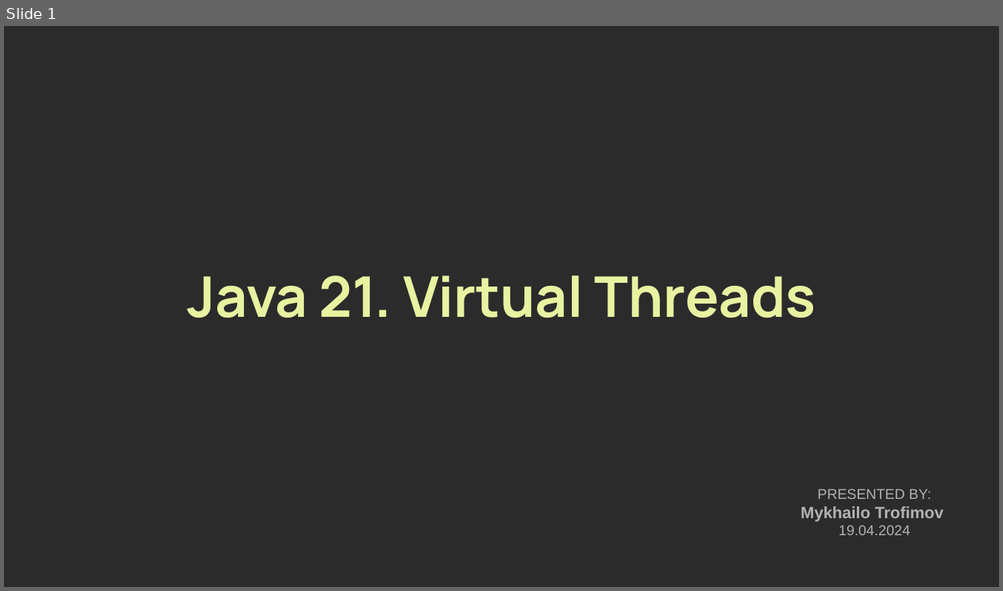
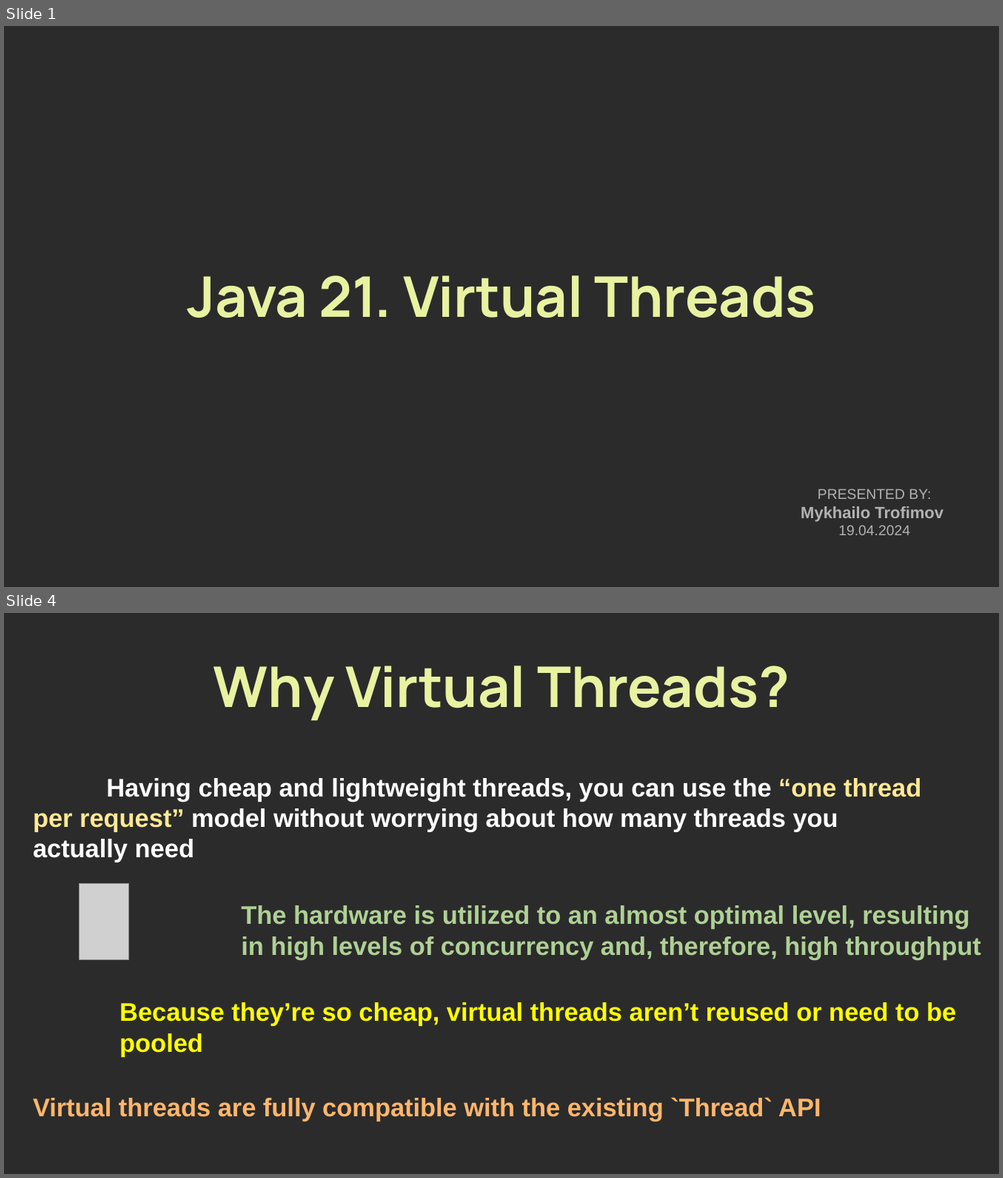
Before and after one commit to TrofimovMishka/java_virtual_threads, a slide deck: presentation/Java21-VirtualThreads.odp. Shown one above the other, each under a label of ours: slide 1 before the commit, slides 1 and 4 after it; the slides between them are not shown. The pictures are 1003x591 and 1003x1178 pixels, drawn with LibreOffice and Linux fonts; fonts in the diff are those of the drawing; grey boxes stand for pictures; background and template pictures are left out; a plain dark background stands for a picture behind light text. Boxes give left, top, right and bottom in pixels: in the first picture for what was removed or moved away, otherwise in the second. Text is boxed around its words. In the diff, an @@ line names an element or a change of style, - is before the commit and + after.

Commit message:
added simple app simulated using virtual threads

```diff
--- a/presentation/Java21-VirtualThreads.odp
+++ b/presentation/Java21-VirtualThreads.odp
@@ slide 4 added at [4, 613, 999, 1174], background picture (left out) @@
@@ title added at [213, 666, 789, 720], 55 pt, text #E8F2A1, bold @@
+Why Virtual Threads?
@@ text added at [33, 778, 921, 862], 25 pt, text #FFFFFF, bold @@
+Having cheap and lightweight threads, you can use the “one thread per request” model without worrying about how many threads you actually need
@@ picture added at [79, 883, 129, 960] @@
@@ text added at [241, 905, 981, 959], 25 pt, text #AFD095, bold @@
+The hardware is utilized to an almost optimal level, resulting in high levels of concurrency and, therefore, high throughput
@@ text added at [119, 1002, 956, 1056], 25 pt, text #FFFF00, bold @@
+Because they’re so cheap, virtual threads aren’t reused or need to be pooled
@@ text added at [33, 1097, 820, 1121], 25 pt, text #FFB66C, bold @@
+Virtual threads are fully compatible with the existing `Thread` API
```
Also in this commit, not shown: 5 other slides added, 1 slide removed, 15 other files.
